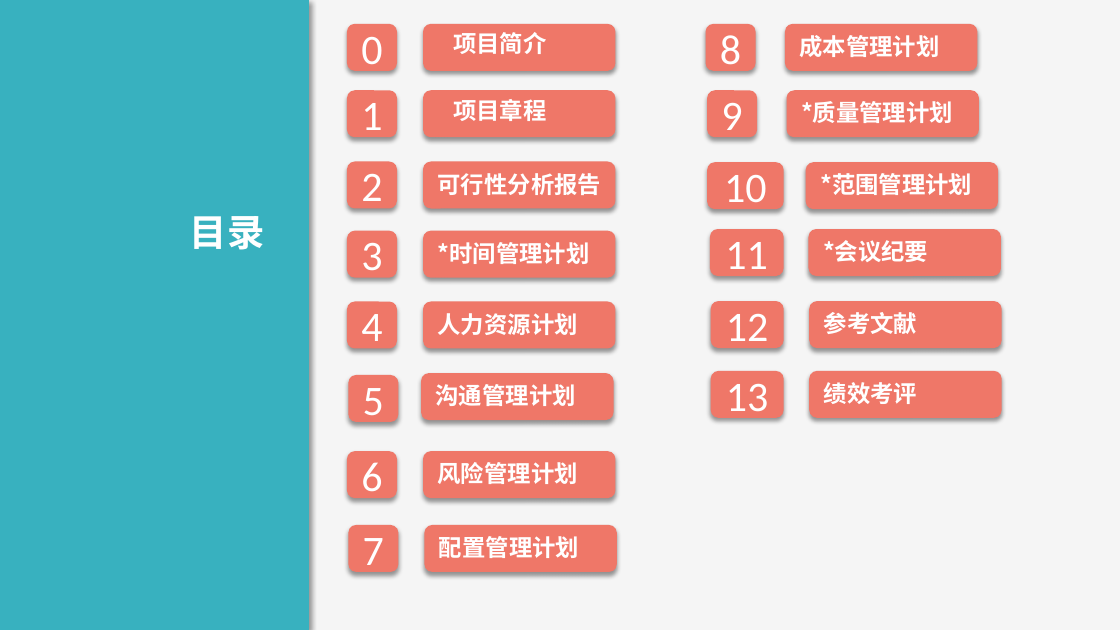
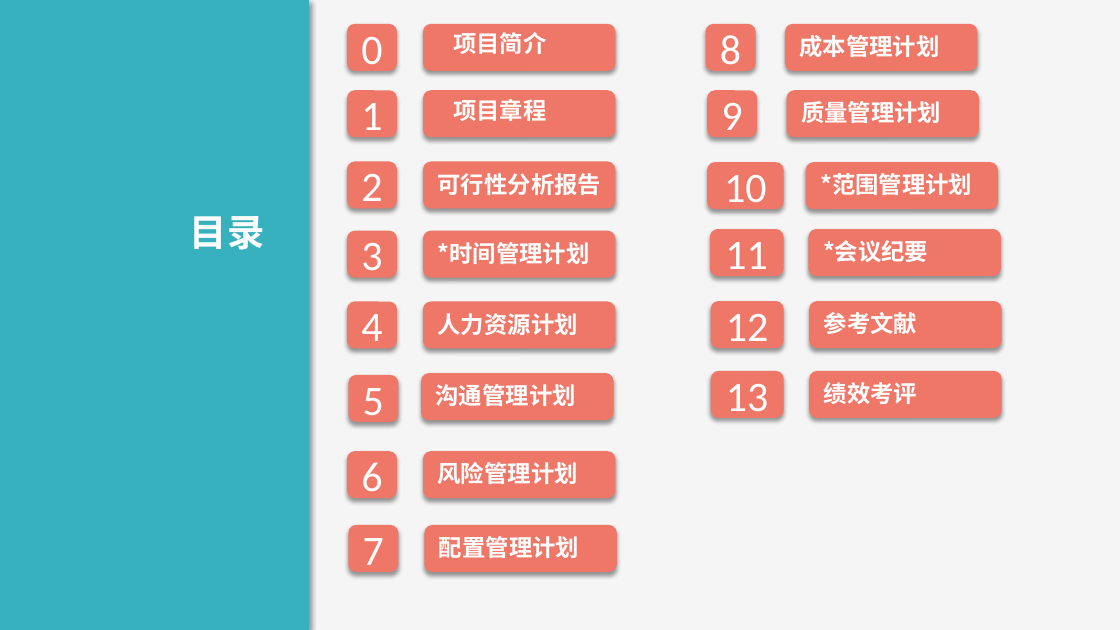
Before and after one commit to boboHh/AssistantTeaching, a slide deck: slide 2 of 受控文档/03-需求工程项目计划/PRD2018-G11-需求工程项目计划PPT.pptx. Drawn at 1120x630 pixels with LibreOffice and Linux fonts; fonts in the diff are those of the drawing. Boxes give left, top, right and bottom in pixels: in the first picture for what was removed or moved away, otherwise in the second. Text is boxed around its words. In the diff, an @@ line names an element or a change of style, - is before the commit and + after.

Commit message:
添加质量管理计划

```diff
--- a/受控文档/03-需求工程项目计划/PRD2018-G11-需求工程项目计划PPT.pptx
+++ b/受控文档/03-需求工程项目计划/PRD2018-G11-需求工程项目计划PPT.pptx
@@ text at [801,101,941,123]: text changed @@
-*质量管理计划
+质量管理计划
```
Also in this commit, not shown: 2 slides added, 1 other file.
